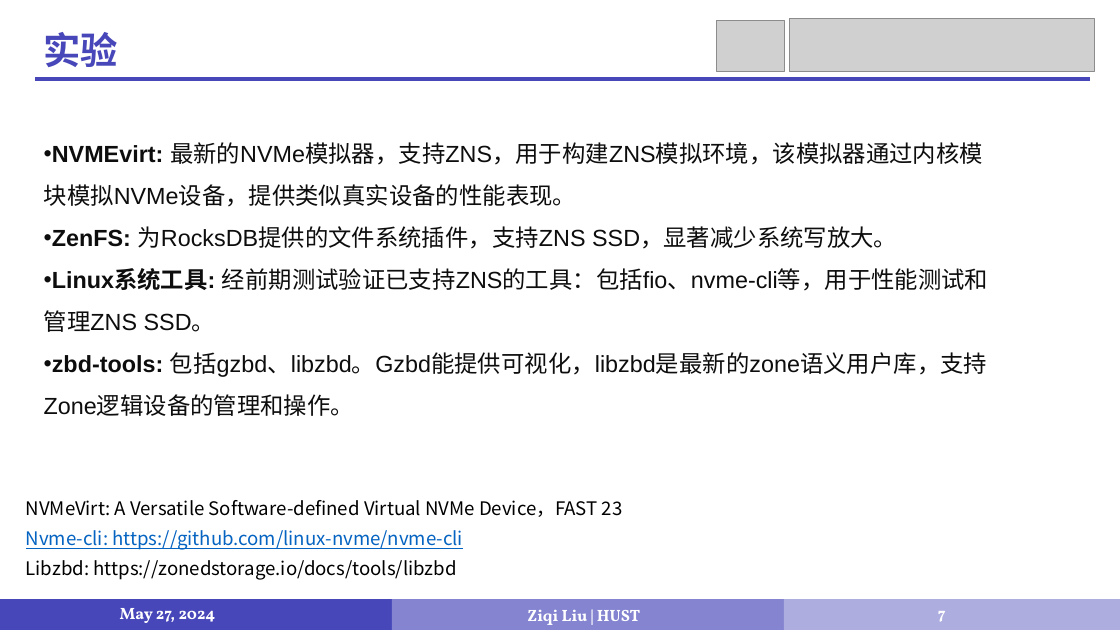
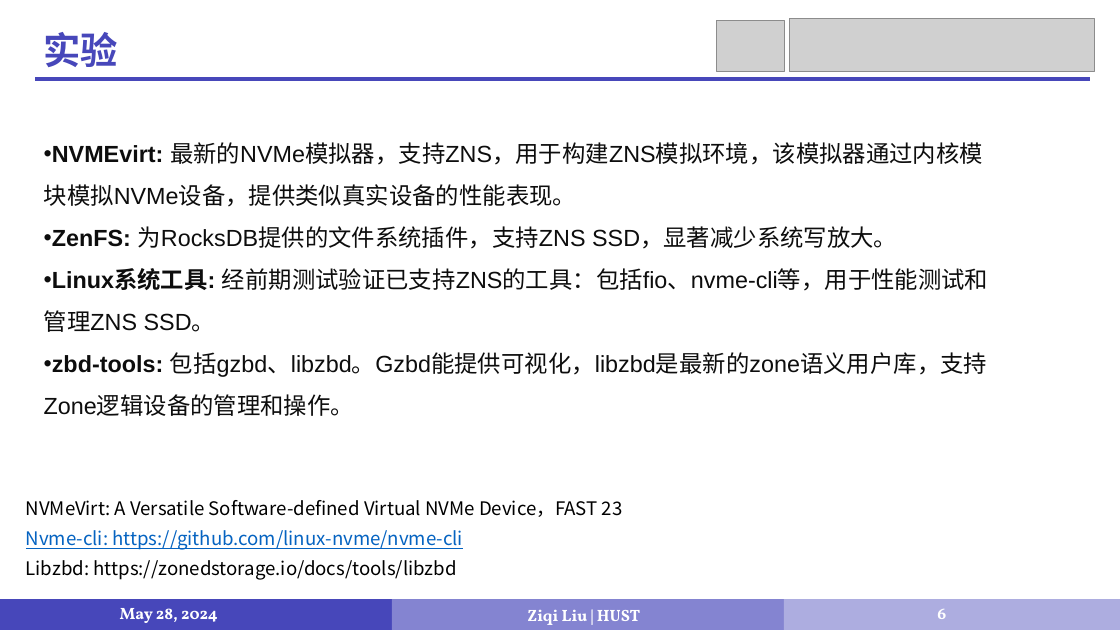
Before and after one commit to LiuziqiOvO/md, a slide deck: slide 6 of 毕设/毕设答辩.pptx (slide 7 before the commit). Drawn at 1120x630 pixels with LibreOffice and Linux fonts; fonts in the diff are those of the drawing; grey boxes stand for pictures. Boxes give left, top, right and bottom in pixels: in the first picture for what was removed or moved away, otherwise in the second. Text is boxed around its words. In the diff, an @@ line names an element or a change of style, - is before the commit and + after.

```diff
--- a/毕设/毕设答辩.pptx
+++ b/毕设/毕设答辩.pptx
@@ text at (120, 608, 218, 623): text changed @@
-May 27, 2024
+May 28, 2024
@@ page number at (937, 609, 946, 619): text changed @@
-7
+6
```
Also in this commit, not shown: 8 other slides changed, 1 slide removed, 1 other file.
